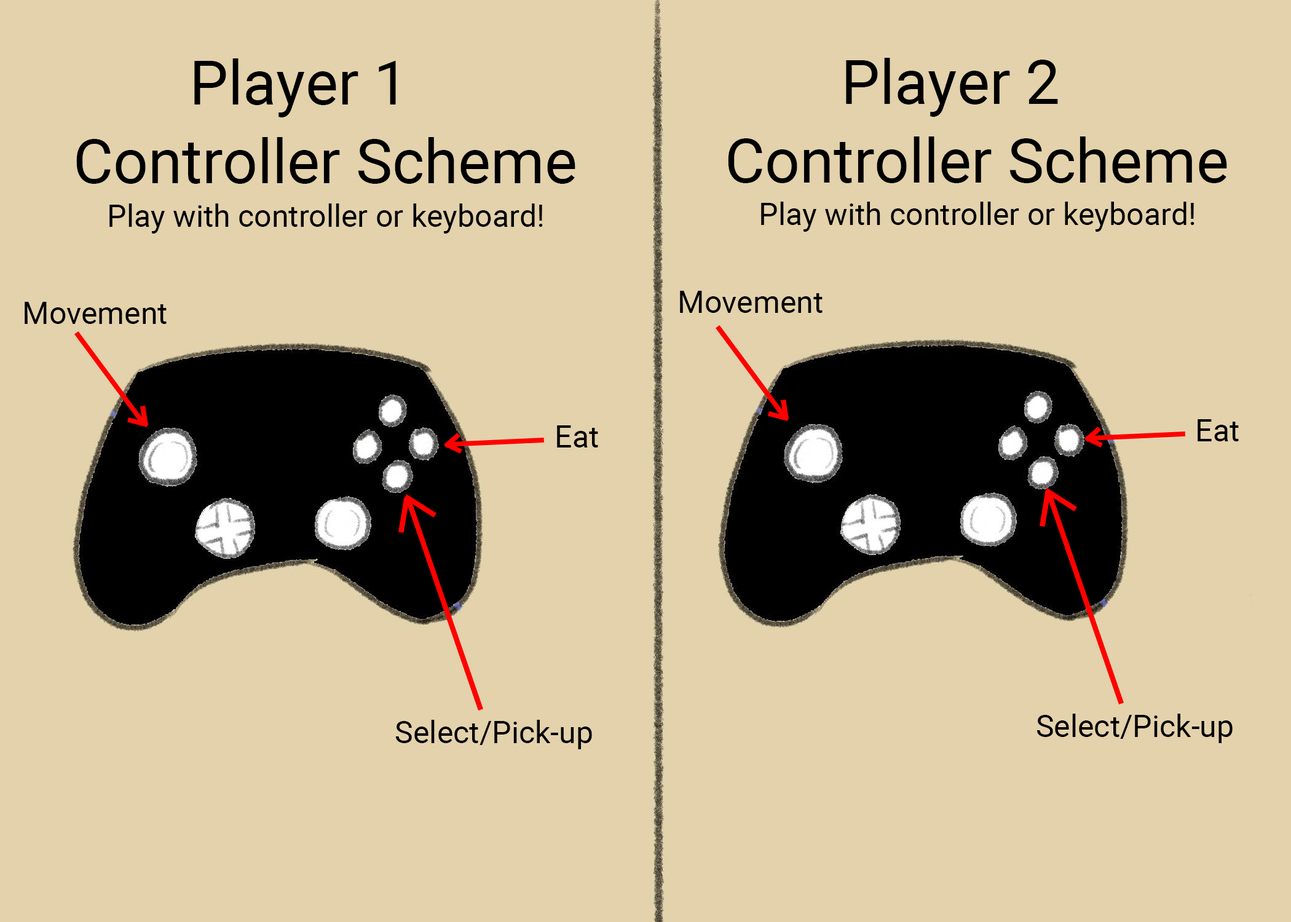
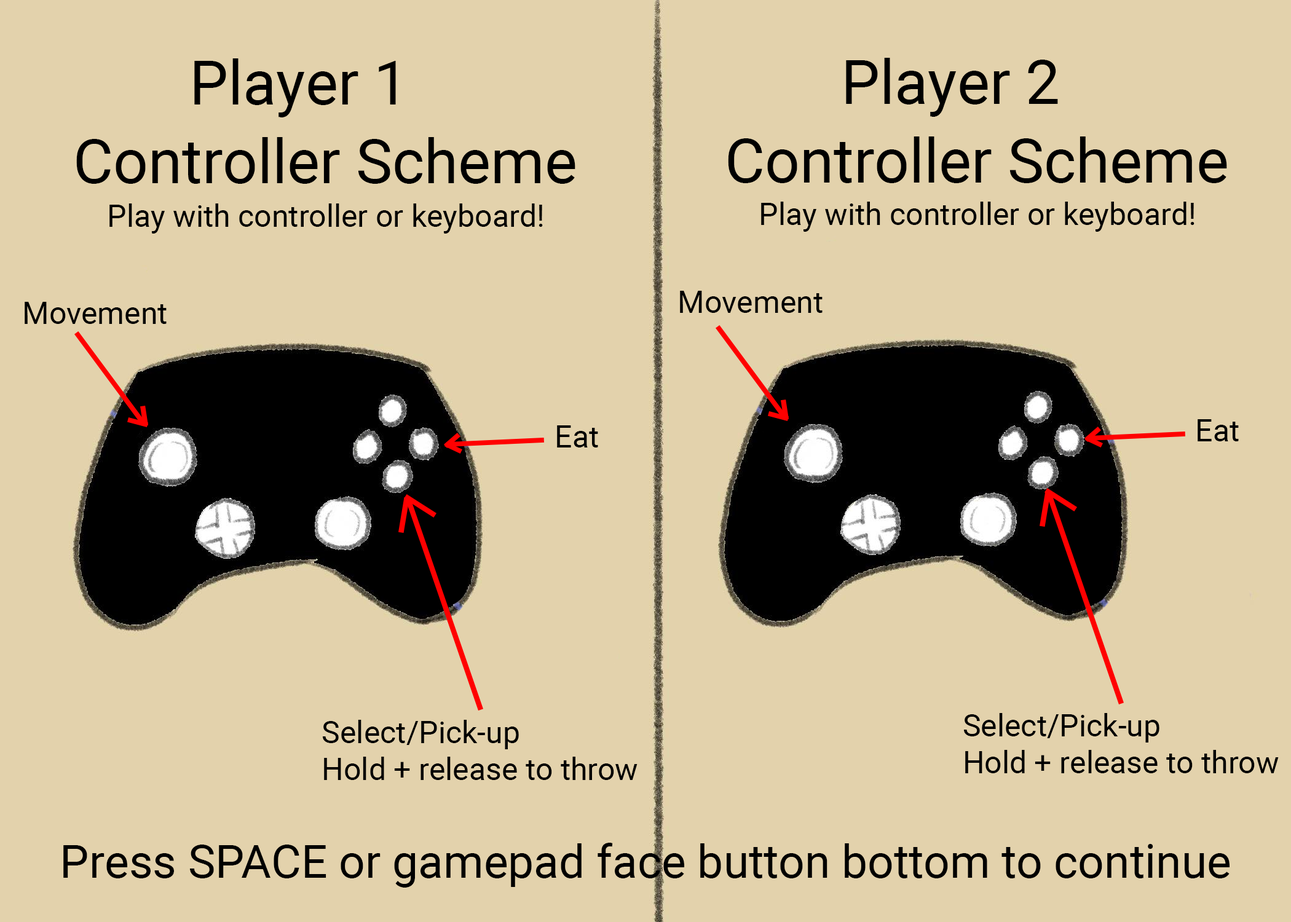
Before/after of a 1291x922 layered artwork. What changed in the layer stack:
added layer "Press SPACE or gamepad face button bottom to continue" above "Select/Pick-up Hold + release to throw" over [63,843,1230,889]
renamed "Select/Pick-up" to "Select/Pick-up Hold + release to throw", painted on it over [964,713,1280,774]
renamed "Select/Pick-up" to "Select/Pick-up Hold + release to throw", painted on it over [322,720,638,781]
painted on "Line 3" (6th of 6) over [419,503,437,518]
